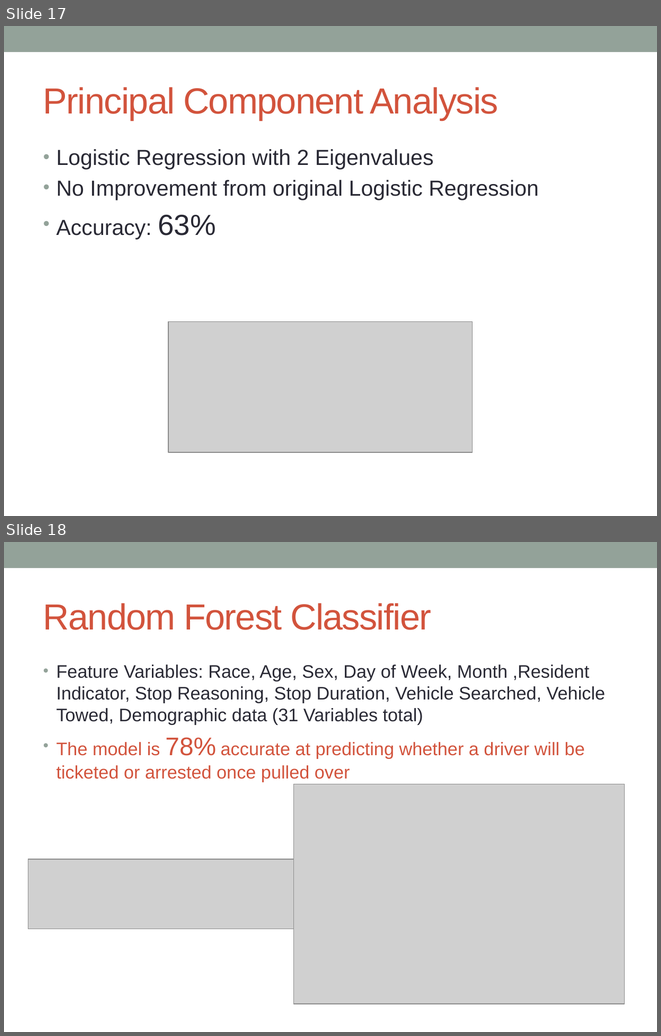
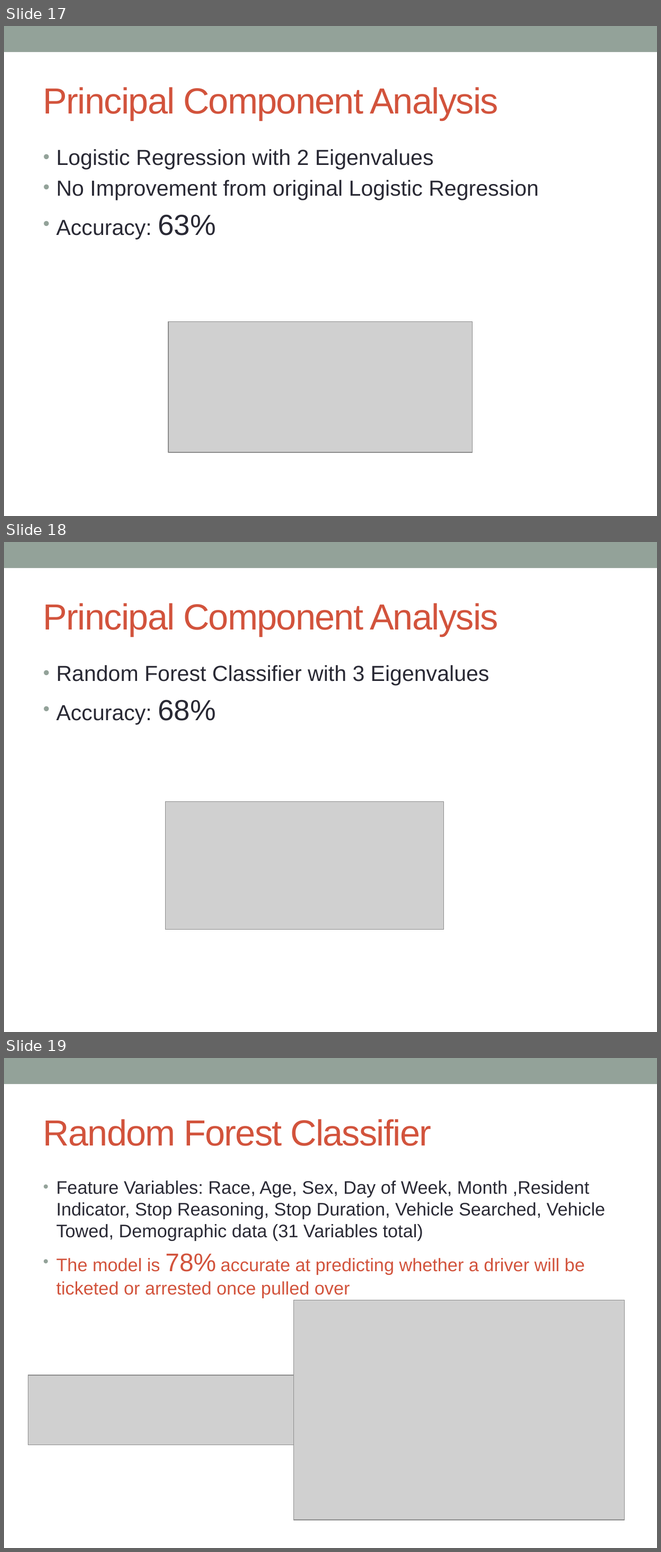
Before and after one commit to aaharrison/GeneralAssembly, a slide deck: Capstone/Connecticut Traffic Stop Final.pptx. Shown one above the other, each under a label of ours: slides 17 and 18 before the commit, slides 17, 18 and 19 after it. The pictures are 661x1036 and 661x1552 pixels, drawn with LibreOffice and Linux fonts; fonts in the diff are those of the drawing; grey boxes stand for pictures. Boxes give left, top, right and bottom in pixels: in the first picture for what was removed or moved away, otherwise in the second. Text is boxed around its words. In the diff, an @@ line names an element or a change of style, - is before the commit and + after.

```diff
--- a/Capstone/Connecticut Traffic Stop Final.pptx
+++ b/Capstone/Connecticut Traffic Stop Final.pptx
@@ slide 18 added at bbox=[4, 542, 657, 1032], background #FFFFFF; not listed: 1 template element that a slide beside it also shows @@
@@ title added at bbox=[43, 603, 498, 636], 40 pt, text #D2533C @@
+Principal Component Analysis
@@ text added at bbox=[56, 665, 489, 725], 24 pt, text #292934 @@
+• Random Forest Classifier with 3 Eigenvalues
+• Accuracy: 68%
@@ picture added at bbox=[165, 801, 443, 929] @@
@@ what was slide 18 is now slide 19 @@
```
Also in this commit, not shown: 3 slides changed, 1 other file.
